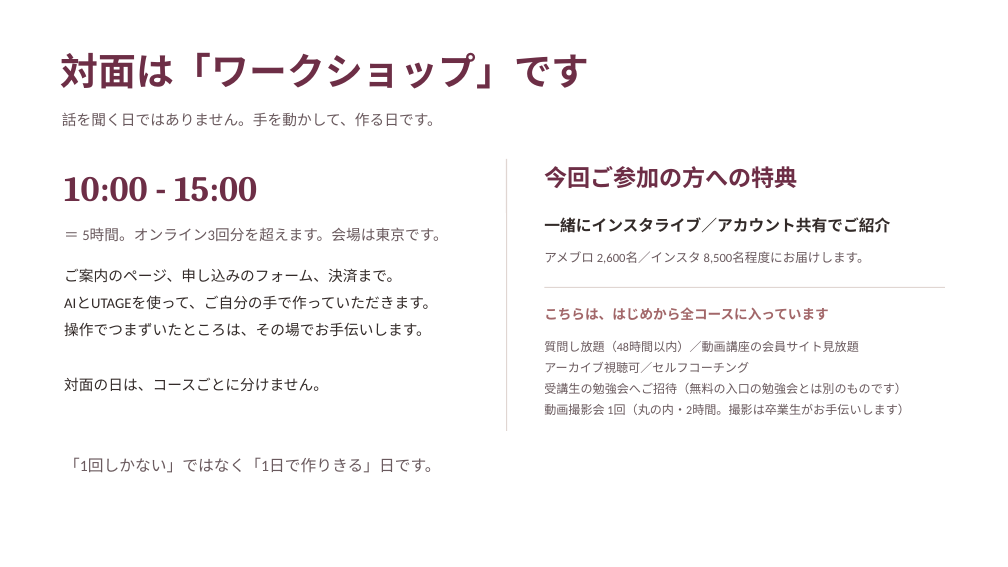
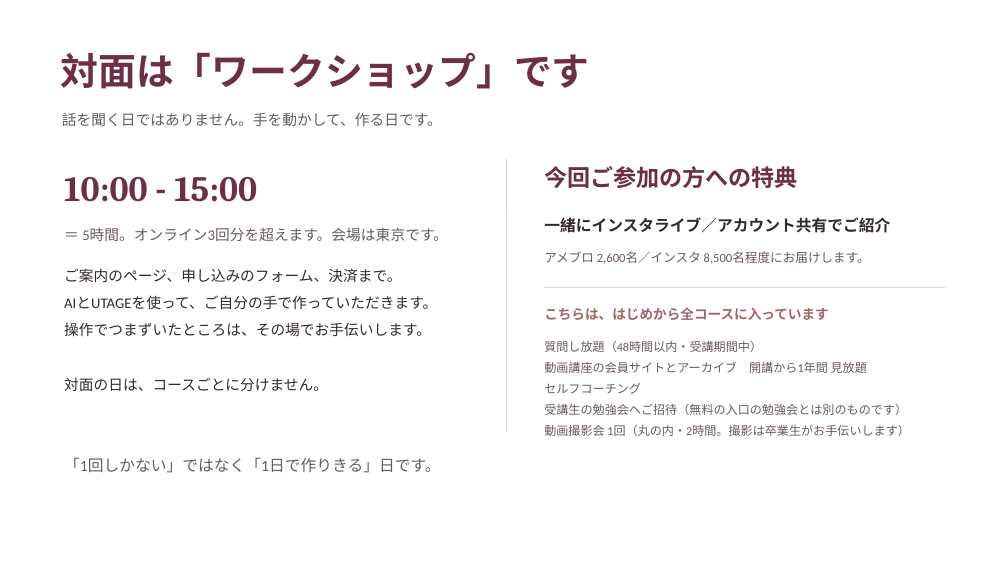
Before and after one commit to fashio17/potential-lamp, a slide deck: slide 21 of 運用/説明会/説明会_3コース_2026年10月期_v2.pptx. Drawn at 1008x567 pixels with LibreOffice and Linux fonts; fonts in the diff are those of the drawing. Boxes give left, top, right and bottom in pixels: in the first picture for what was removed or moved away, otherwise in the second. Text is boxed around its words. In the diff, an @@ line names an element or a change of style, - is before the commit and + after.

```diff
--- a/運用/説明会/説明会_3コース_2026年10月期_v2.pptx
+++ b/運用/説明会/説明会_3コース_2026年10月期_v2.pptx
@@ text at <box>544,341,867,394</box>: text changed @@
-質問し放題（48時間以内）／動画講座の会員サイト見放題
-アーカイブ視聴可／セルフコーチング
+質問し放題（48時間以内・受講期間中）
+動画講座の会員サイトとアーカイブ 開講から1年間 見放題
+セルフコーチング
```
Also in this commit, not shown: 5 other slides changed, 7 other files.
